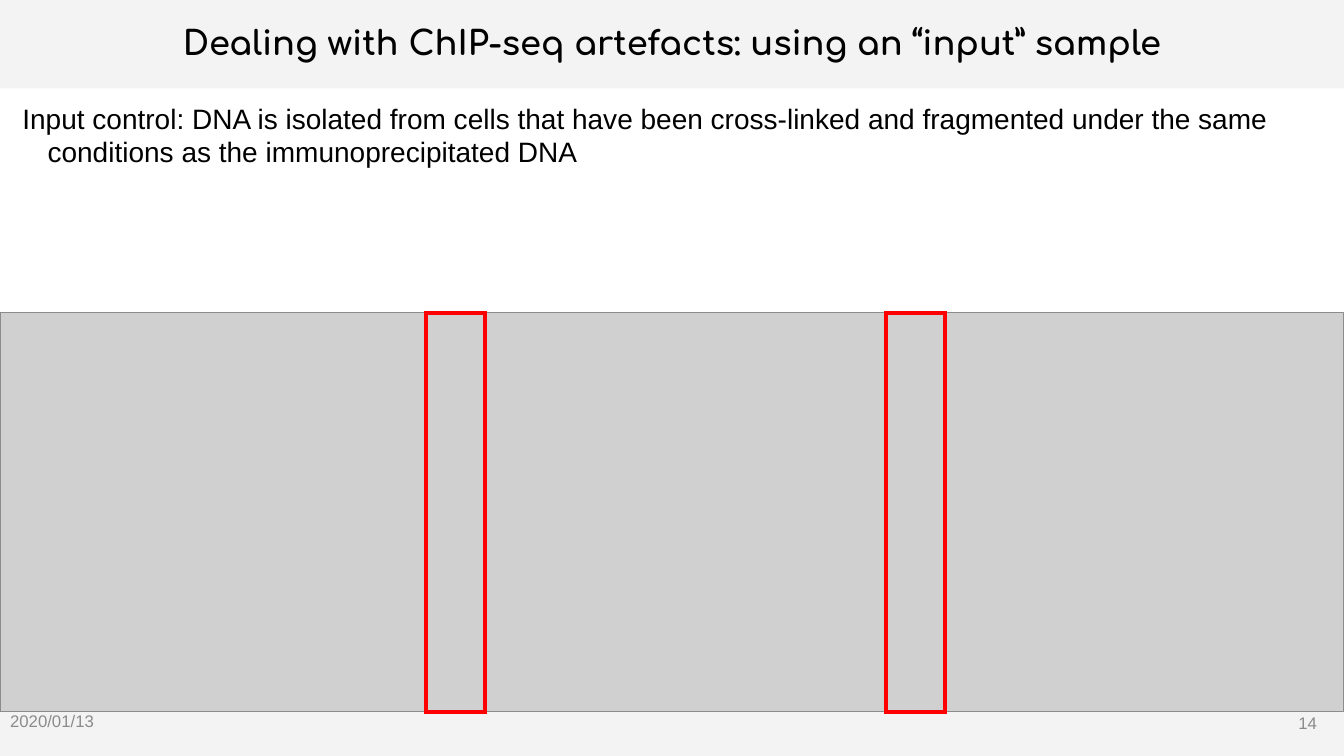
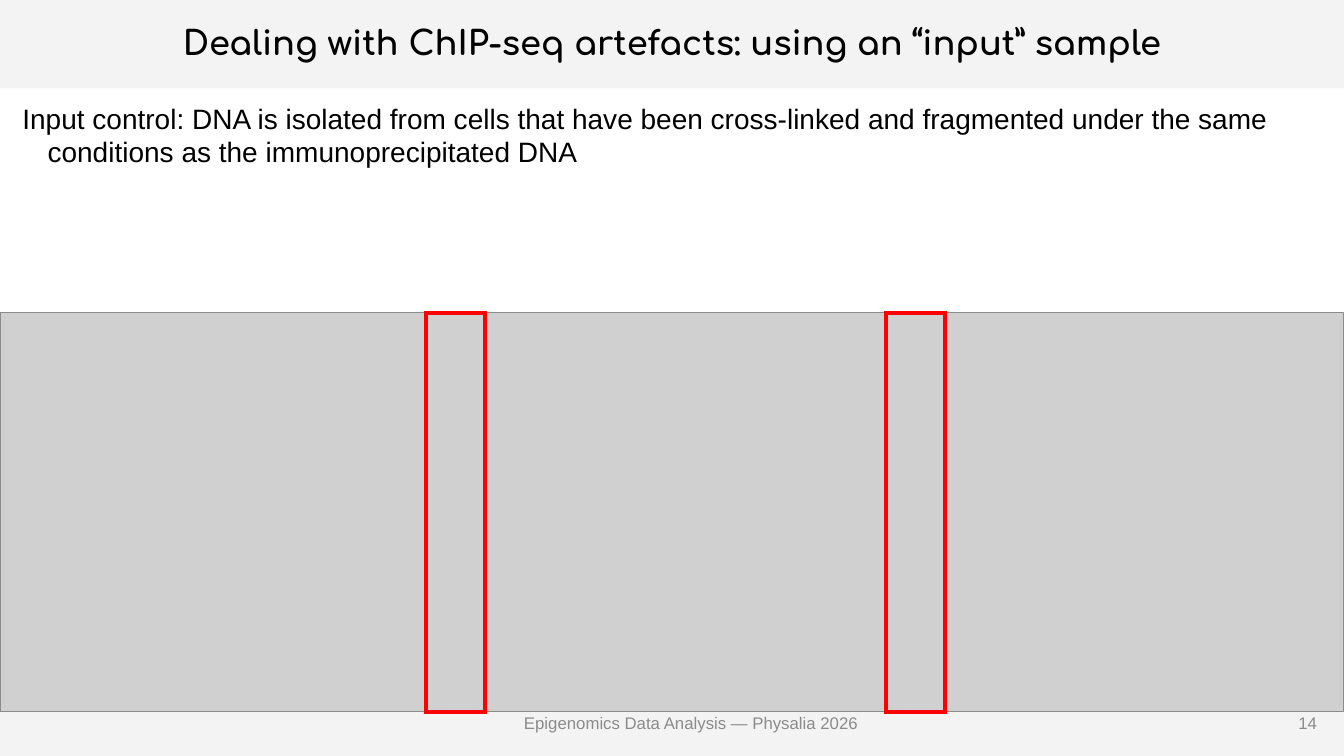
Before and after one commit to js2264/NGS-Physalia, a slide deck: slide 14 of inst/docs/Lecture5.pptx. Drawn at 1344x756 pixels with LibreOffice and Linux fonts; fonts in the diff are those of the drawing; grey boxes stand for pictures; background and template pictures are left out. Boxes give left, top, right and bottom in pixels: in the first picture for what was removed or moved away, otherwise in the second. Text is boxed around its words. In the diff, an @@ line names an element or a change of style, - is before the commit and + after.

```diff
--- a/inst/docs/Lecture5.pptx
+++ b/inst/docs/Lecture5.pptx
@@ text removed at (10,715,94,727) @@
-2020/01/13
@@ text added at (524,717,857,733), 12 pt, text #8C8C8C @@
+Epigenomics Data Analysis — Physalia 2026
```
Also in this commit, not shown: 20 other slides changed, 6 other files.
